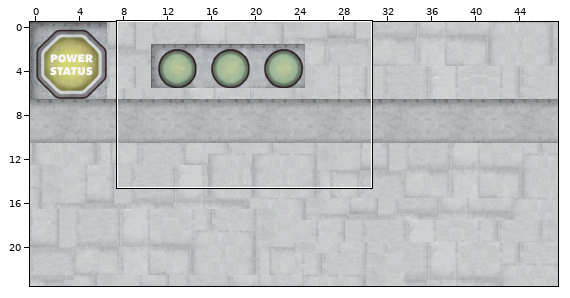
A Tiled map gets an edit: assets/ProgramSheet/ProgramSheet.tmx. The first picture is a wide view before the edit; the outline marks the close-up.
Close-up. Before:
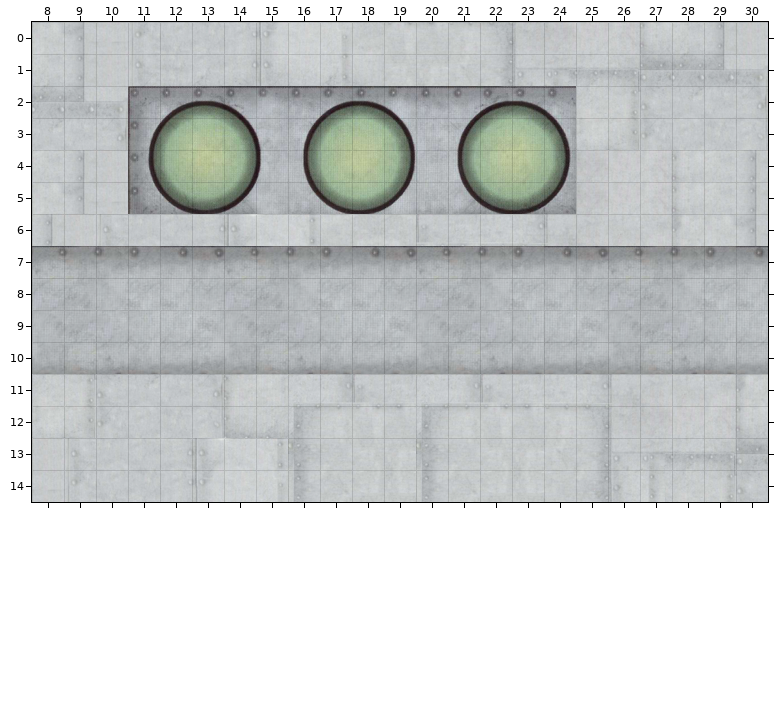
Cells are 32x32 px. Shown: x 8..30, y 0..14.
After:
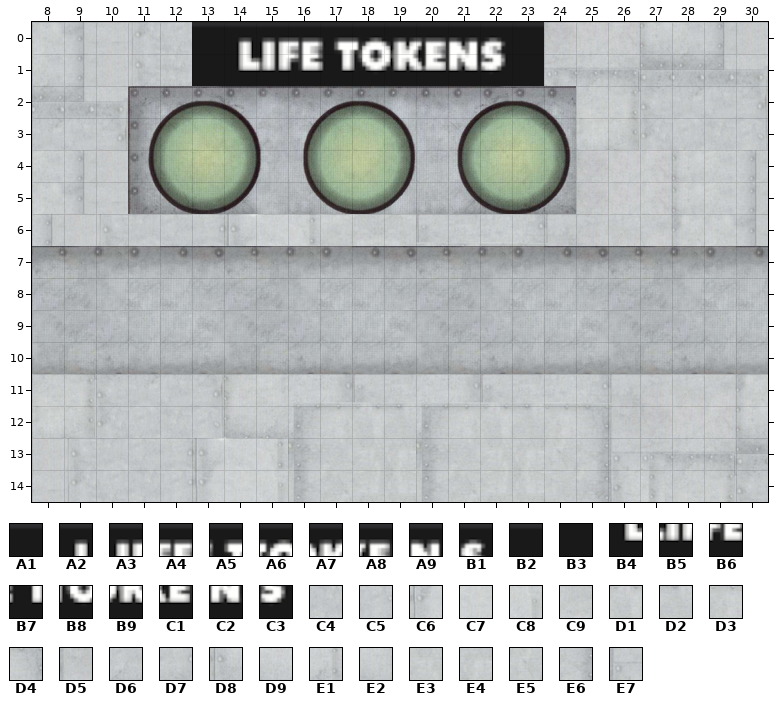
Key: from "LifeTokensText": A1 2, A2 3, A3 4, A4 5, A5 6, A6 7, A7 8, A8 9, A9 10, B1 11, B2 12, B3 17, B4 18, B5 19, B6 20, B7 21, B8 22, B9 23, C1 24, C2 25, C3 26; from "backGround": C4 50, C5 51, C6 52, C7 53, C8 54, C9 55, D1 70, D2 71, D3 72, D4 73, D5 74, D6 84, D7 85, D8 86, D9 87, E1 88, E2 89, E3 104, E4 105, E5 106, E6 107, E7 108.
__ is an empty cell.
From the commit log: functioning program sheet GUI with cards
From old to new:
Layer "Tile Layer 1":
Tile A1 replaces tile C4 in row 0 at x 13.
Tile A2 replaces tile C5 in row 0 at x 14.
Tile A3 replaces tile C6 in row 0 at x 15.
Tile A4 replaces tile C7 in row 0 at x 16.
Tile A5 replaces tile C8 in row 0 at x 17.
Tile A6 replaces tile C9 in row 0 at x 18.
Tile A7 replaces tile D1 in row 0 at x 19.
Tile A8 replaces tile D2 in row 0 at x 20.
Tile A9 replaces tile D3 in row 0 at x 21.
Tile B1 replaces tile D4 in row 0 at x 22.
Tile B2 replaces tile D5 in row 0 at x 23.
Tile B3 replaces tile D6 in row 1 at x 13.
Tile B3 replaces tile E7 in row 1 at x 23.
Tile B4 replaces tile D7 in row 1 at x 14.
Tile B5 replaces tile D8 in row 1 at x 15.
Tile B6 replaces tile D9 in row 1 at x 16.
Tile B7 replaces tile E1 in row 1 at x 17.
Tile B8 replaces tile E2 in row 1 at x 18.
Tile B9 replaces tile E3 in row 1 at x 19.
Tile C1 replaces tile E4 in row 1 at x 20.
Tile C2 replaces tile E5 in row 1 at x 21.
Tile C3 replaces tile E6 in row 1 at x 22.
Boxes around the changes in both close-ups, in picture pixels (x1, y1, x2, y2):
changed: (192, 22, 544, 86)
